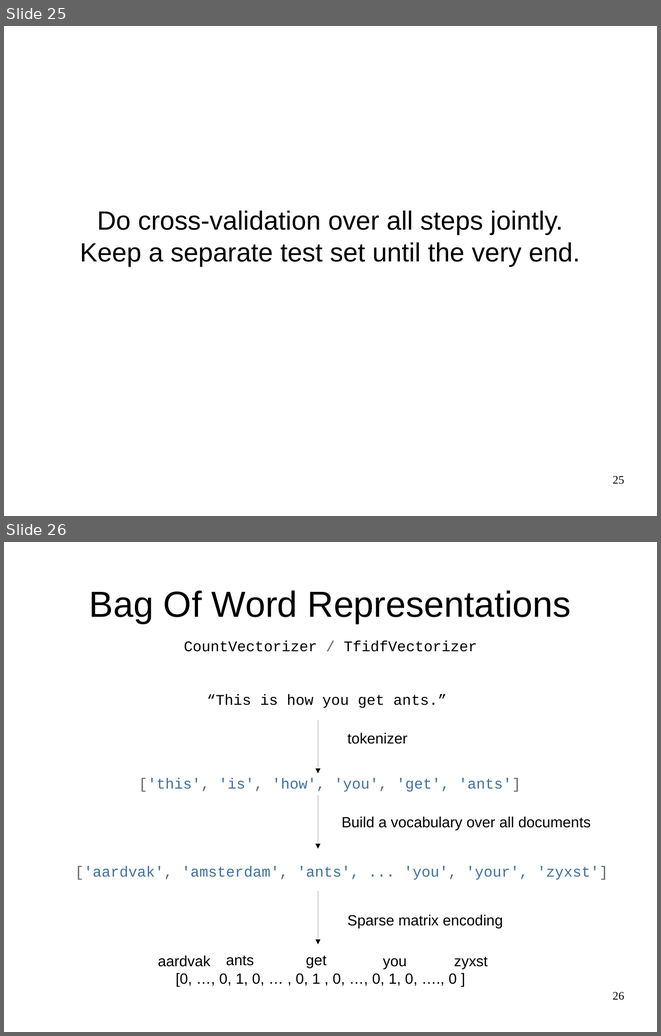
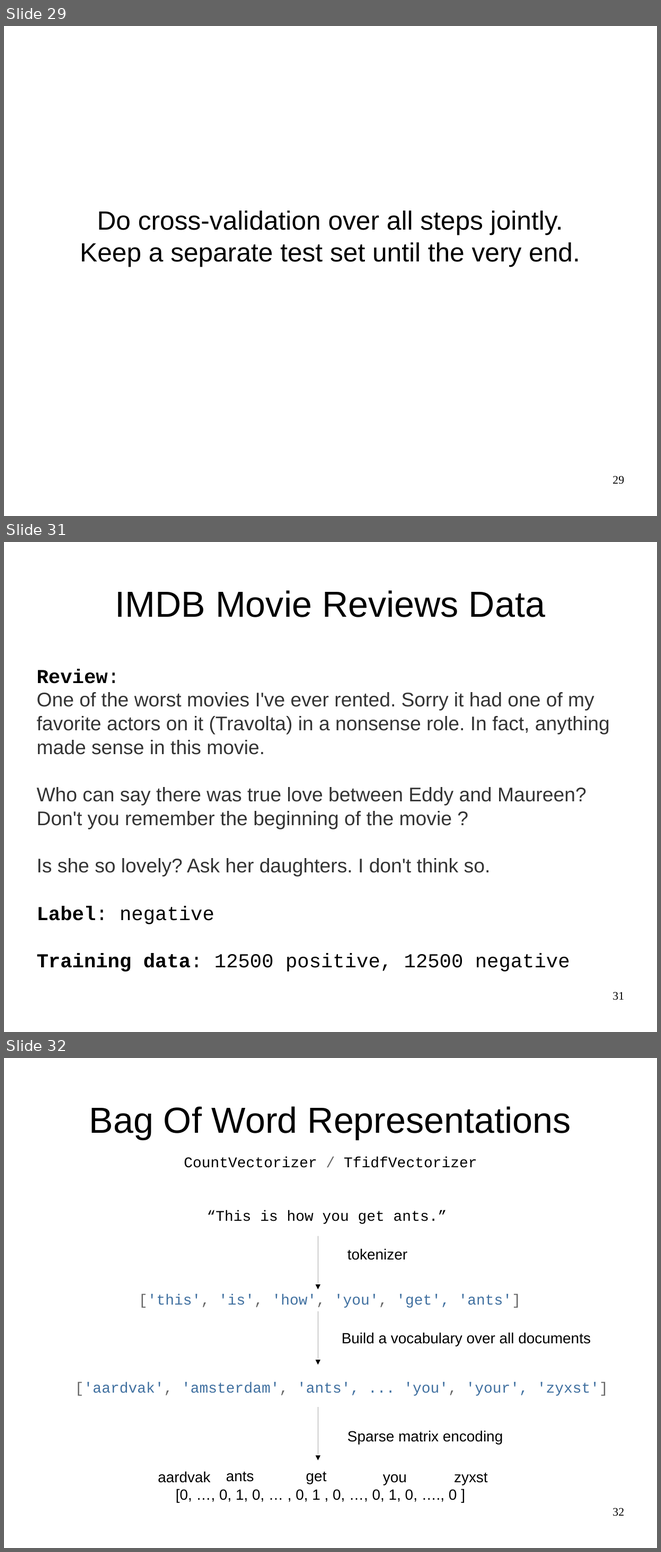
Before and after one commit to amueller/odscon-sf-2015, a slide deck: machine-learning-with-scikit-learn-odscon-SF-2015.odp. Shown one above the other, each under a label of ours: slides 25 and 26 before the commit, slides 29, 31 and 32 after it; the slides between them are not shown. The pictures are 661x1036 and 661x1552 pixels, drawn with LibreOffice and Linux fonts; fonts in the diff are those of the drawing. Boxes give left, top, right and bottom in pixels: in the first picture for what was removed or moved away, otherwise in the second. Text is boxed around its words. In the diff, an @@ line names an element or a change of style, - is before the commit and + after.

```diff
--- a/machine-learning-with-scikit-learn-odscon-SF-2015.odp
+++ b/machine-learning-with-scikit-learn-odscon-SF-2015.odp
@@ slide 31 added at bbox=[4, 542, 657, 1032], background #FFFFFF @@
@@ title added at bbox=[115, 590, 545, 617], 44 pt, text #000000 @@
+IMDB Movie Reviews Data
@@ subtitle added at bbox=[37, 669, 610, 971], 24 pt, text #333333 @@
+Review:
+One of the worst movies I've ever rented. Sorry it had one of my favorite actors on it (Travolta) in a nonsense role. In fact, anything made sense in this movie.
+Who can say there was true love between Eddy and Maureen? Don't you remember the beginning of the movie ?
+Is she so lovely? Ask her daughters. I don't think so.
+Label: negative
+Training data: 12500 positive, 12500 negative
@@ page number added at bbox=[612, 991, 624, 1000], 14 pt, text #000000 @@
+31
@@ what was slide 25 is now slide 29 @@
@@ page number at bbox=[612, 475, 624, 484]: text changed @@
-25
+29
@@ what was slide 26 is now slide 32 @@
@@ page number at bbox=[612, 1507, 624, 1516]: text changed @@
-26
+32
```
Also in this commit, not shown: 7 slides changed, 15 other slides added, 17 slides removed, 1 other file.
